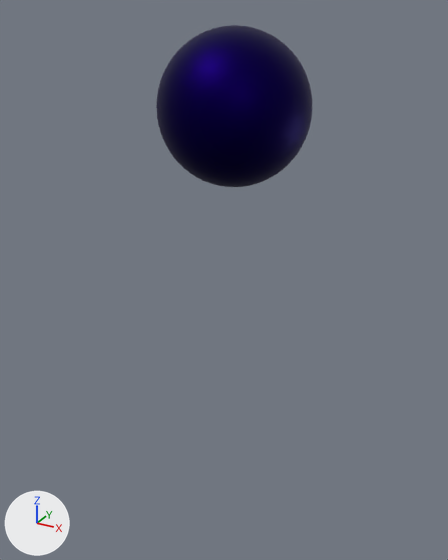
What one commit did to the Blender file 01.blend.
Camera for both pictures: a 50 mm lens placed at (7.72, -14.59, 2.41), pointed at (-0.09, -0.39, -4.69). Arrows for +X, +Y and +Z are at lower left; the lights stay in place.
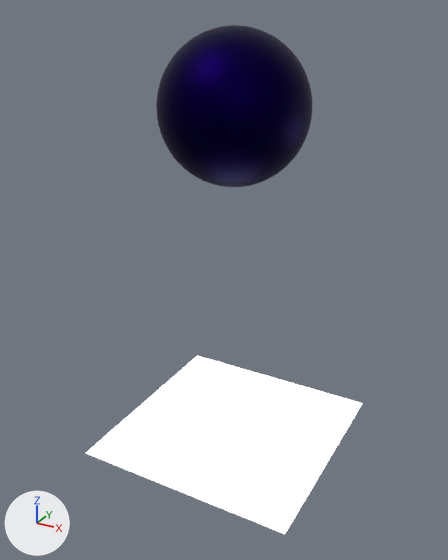
The change, as a list of edits to the scene's bpy script:
```text
Change mat_material:
    mat_material.base_color: (0.00468, 0.0, 0.0779) -> (0.00341, 0.0, 0.0473)  # dark blue #0f004f -> dark blue #0b003d
Add mat_plane:
    mat_plane = principled_material('plane')
    mat_plane.base_color = (1.0, 1.0, 1.0)  # white #ffffff
    mat_plane.emission_strength = 1.0
Add me_plane:
    me_plane.from_pydata([(-1.0, -1.0, 0.0), (1.0, -1.0, 0.0), (-1.0, 1.0, 0.0), (1.0, 1.0, 0.0)], [], [(0, 1, 3, 2)])
    me_plane.materials.append(mat_plane)  # white #ffffff
Add ob_plane:
    ob_plane = bpy.data.objects.new('Plane', me_plane)
    ob_plane.location = (0.0, 0.0, -10.0)
    ob_plane.scale = (3.31, 3.31, 3.31)
```

Where the change shows, as pixel boxes [x1, y1, x2, y2] in the pictures (448 x 560 px):
'Plane', added: after [86, 355, 363, 534]
'Sphere', recoloured: [172, 31, 305, 187] in both
